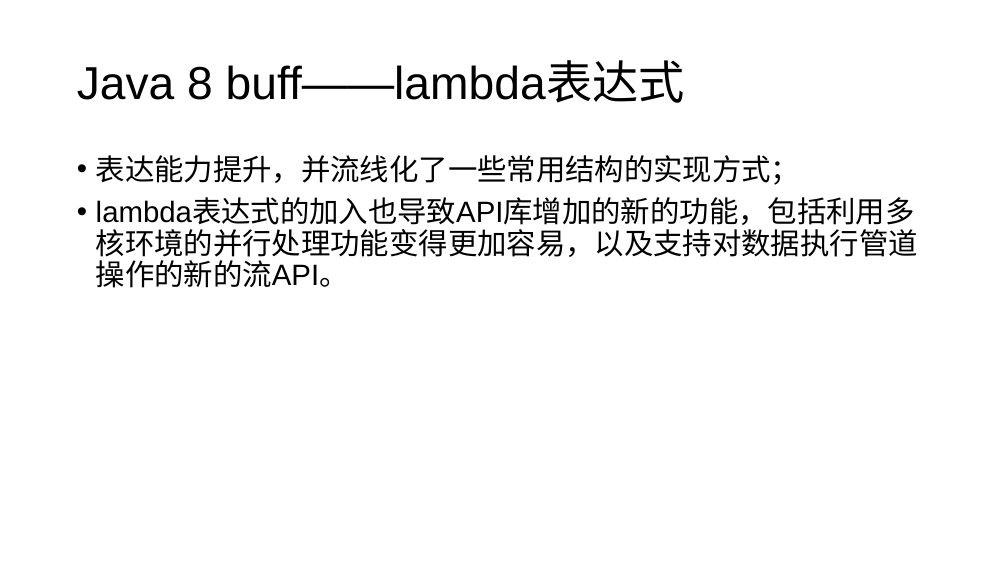
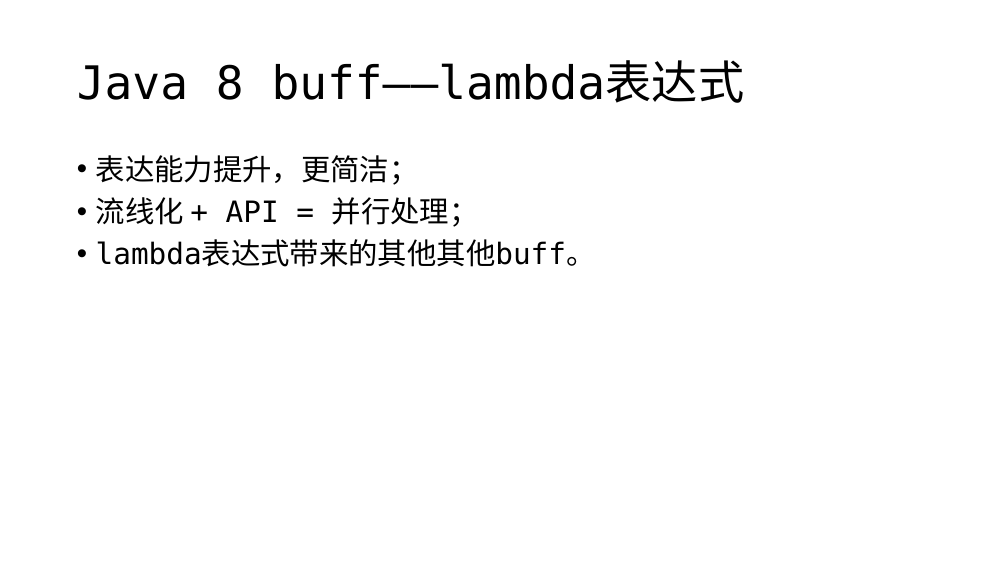
Before and after one commit to RuWang-0/lambda-in-Java-C-, a slide deck: slide 5 of lambda-ppt.pptx. Drawn at 1008x567 pixels with LibreOffice and Linux fonts; fonts in the diff are those of the drawing. Boxes give left, top, right and bottom in pixels: in the first picture for what was removed or moved away, otherwise in the second. Text is boxed around its words. In the diff, an @@ line names an element or a change of style, - is before the commit and + after.

Commit message:
Java倒数第二次修改
Fix java-node, java & ppt.

```diff
--- a/lambda-ppt.pptx
+++ b/lambda-ppt.pptx
@@ title "Java 8 buff——lambda表达式" at [77, 62, 745, 103]: font Arial to DejaVu Sans Mono @@
@@ text at [96, 155, 596, 267]: text changed; font Arial to DejaVu Sans Mono @@
-• 表达能力提升，并流线化了一些常用结构的实现方式；
-• lambda表达式的加入也导致API库增加的新的功能，包括利用多核环境的并行处理功能变得更加容易，以及支持对数据执行管道操作的新的流API。
+• 表达能力提升，更简洁；
+• 流线化 + API = 并行处理；
+• lambda表达式带来的其他其他buff。
```
Also in this commit, not shown: 16 other slides changed, 2 other files.
